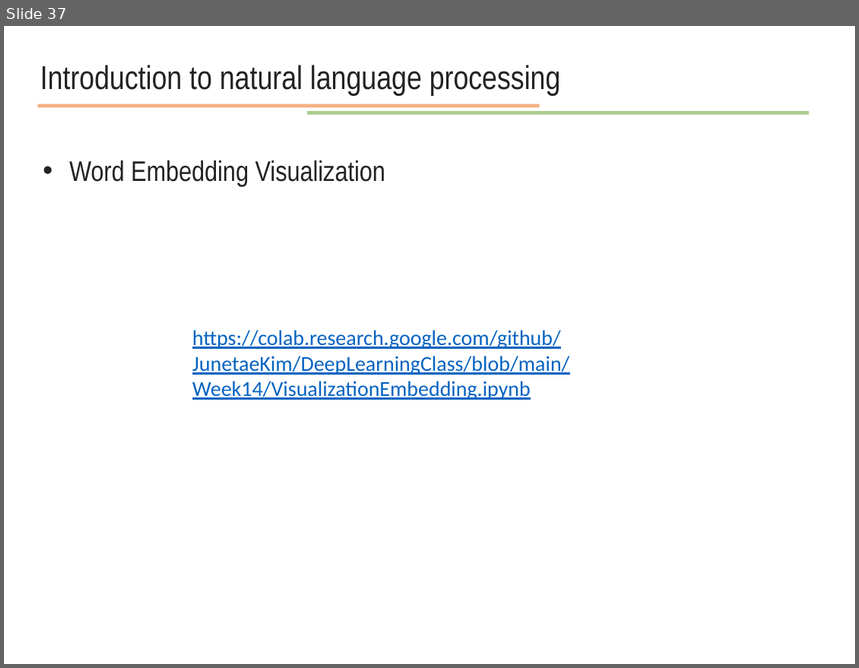
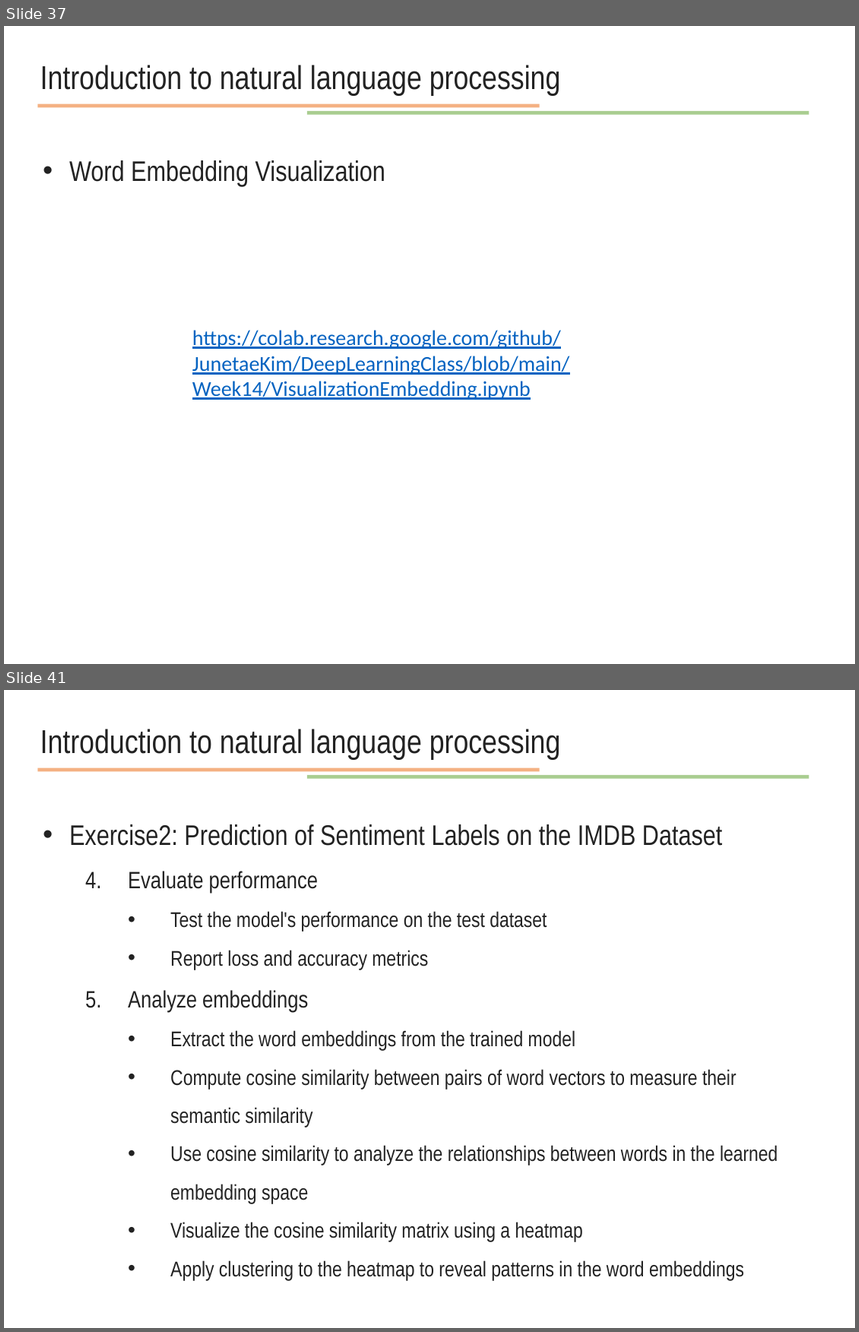
Before and after one commit to JunetaeKim/DeepLearningClass, a slide deck: Week14/week14 natural language processing.pptx. Shown one above the other, each under a label of ours: slide 37 before the commit, slides 37 and 41 after it; the slides between them are not shown. The pictures are 859x668 and 859x1332 pixels, drawn with LibreOffice and Linux fonts; fonts in the diff are those of the drawing. Boxes give left, top, right and bottom in pixels: in the first picture for what was removed or moved away, otherwise in the second. Text is boxed around its words. In the diff, an @@ line names an element or a change of style, - is before the commit and + after.

```diff
--- a/Week14/week14 natural language processing.pptx
+++ b/Week14/week14 natural language processing.pptx
@@ slide 41 added at box(4, 690, 855, 1328), background #FFFFFF @@
@@ text added at box(40, 729, 561, 760), 28 pt, text #222222 @@
+Introduction to natural language processing
@@ line added from (38, 770) to (539, 770), #ED7D31 3 pt @@
@@ line added from (307, 777) to (810, 777), #70AD47 3 pt @@
@@ text added at box(69, 825, 778, 1281), 18 pt, text #222222 @@
+• Exercise2: Prediction of Sentiment Labels on the IMDB Dataset
+  4. Evaluate performance
+    • Test the model's performance on the test dataset
+    • Report loss and accuracy metrics
+  5. Analyze embeddings
+    • Extract the word embeddings from the trained model
+    • Compute cosine similarity between pairs of word vectors to measure their semantic similarity
+    • Use cosine similarity to analyze the relationships between words in the learned embedding space
+    • Visualize the cosine similarity matrix using a heatmap
+    • Apply clustering to the heatmap to reveal patterns in the word embeddings
```
Also in this commit, not shown: 7 other slides added, 1 other file.
